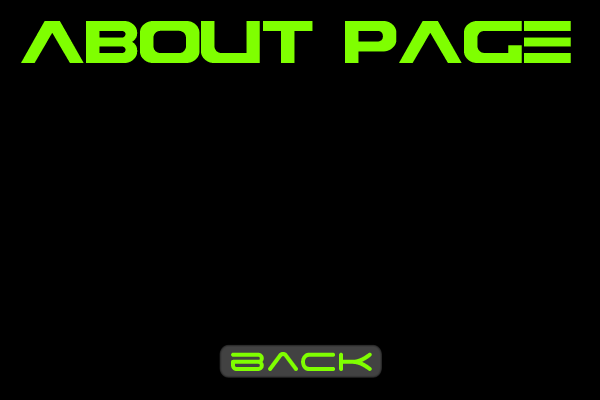
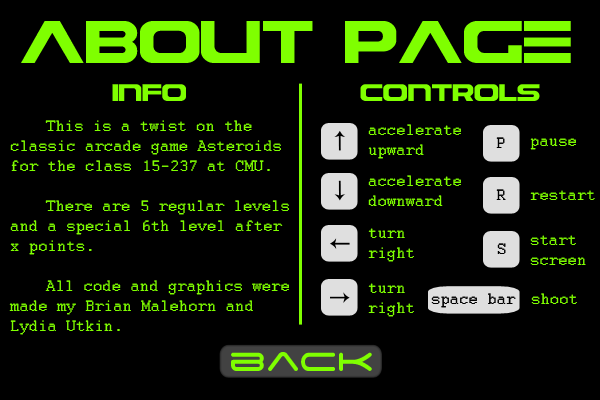
Layer changes from the first 600 × 400 image to the second:
added layer "space bar" above "S" over box(431, 293, 516, 308)
added layer "pause" above "Shape 2 copy 6" over box(530, 138, 576, 150)
added layer "Shape 2 copy 6" above "shoot" over box(483, 125, 520, 162)
added layer "shoot" above "restart" over box(531, 293, 577, 304)
added layer "restart" above "start screen" over box(530, 190, 595, 200)
added layer "start screen" above "Shape 2 copy 5" over box(530, 235, 586, 265)
added layer "Shape 2 copy 5" above "Shape 2 copy 7" over box(483, 177, 520, 214)
added layer "Shape 2 copy 7" above "Shape 2 copy 4" over box(428, 286, 520, 314)
added layer "Shape 2 copy 4" above "Shape 4 copy" over box(483, 231, 520, 268)
added layer "Shape 4 copy" above "Shape 4 copy 3" over box(330, 292, 350, 303)
added layer "Shape 4 copy 3" above "Shape 4 copy 2" over box(334, 180, 346, 201)
added layer "Shape 4 copy 2" above "Shape 4" over box(334, 130, 346, 151)
added layer "accelerate upward" above "accelerate downward" over box(368, 124, 461, 159)
added layer "accelerate downward" above "turn right copy" over box(368, 175, 461, 206)
added layer "turn right copy" above "turn right" over box(368, 228, 414, 262)
added layer "turn right" above "This is a twist on the classi" over box(368, 283, 414, 317)
added layer "This is a twist on the classi" above "Shape 3" over box(9, 120, 289, 335)
added layer "Shape 3" above "back" over box(299, 83, 302, 325)
added layer "info" above "Controls" over box(112, 84, 186, 101)
added layer "Controls" above "About page" over box(360, 84, 540, 101)
added layer "Shape 2 copy" above "Shape 2 copy 2" over box(321, 173, 358, 210)
added layer "Shape 2 copy 2" above "Shape 2 copy 3" over box(321, 225, 358, 262)
added layer "Shape 2 copy 3" above "Shape 2" over box(321, 279, 358, 316)
added layer "Shape 2" above "Shape 1" over box(321, 123, 358, 160)
…and 4 more changes (4 added)
